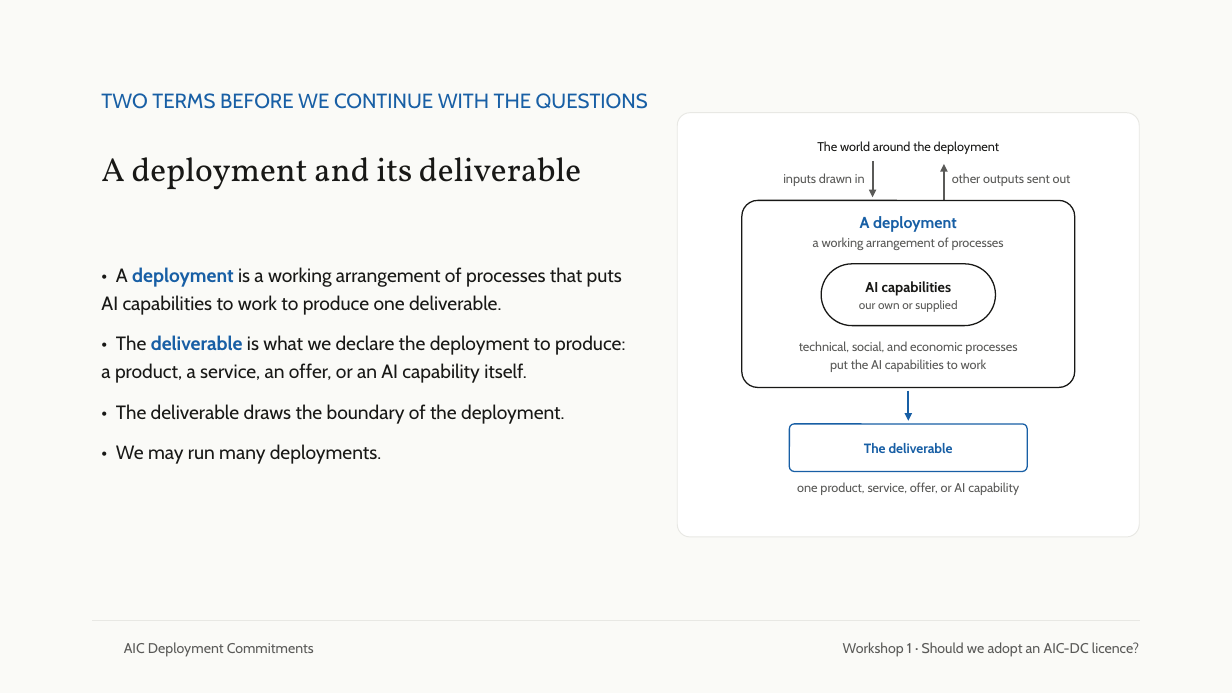
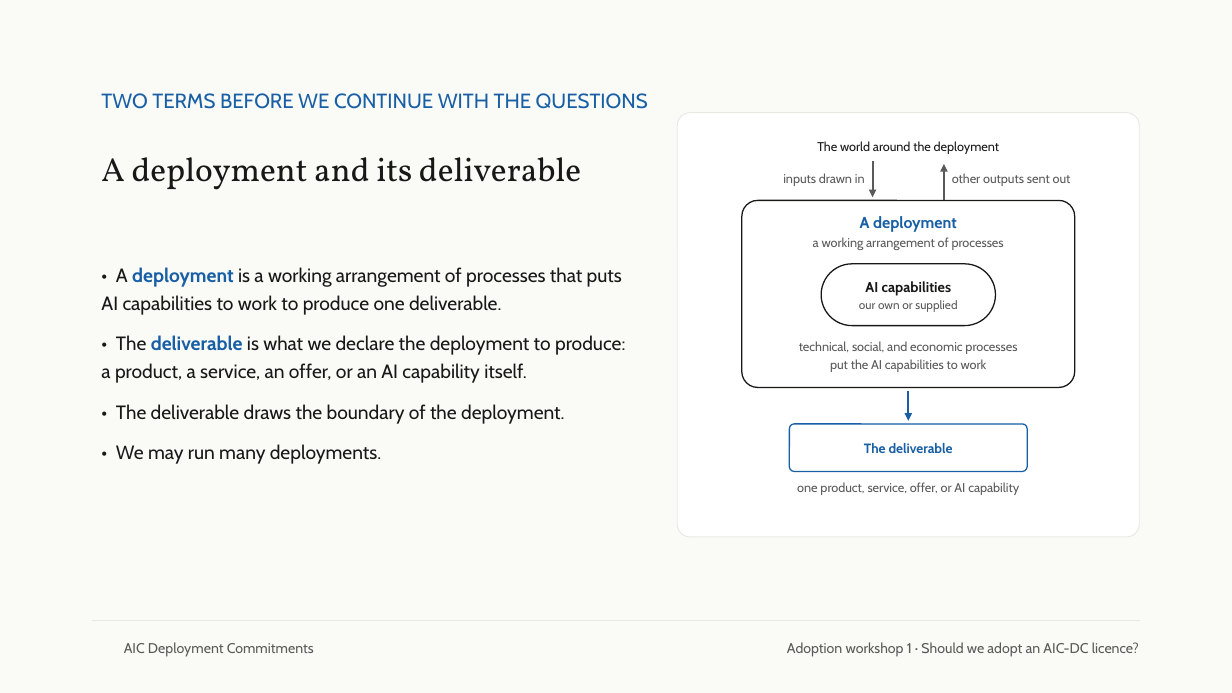
Before and after one commit to emlenartowicz/aic-dc-decks, a slide deck: slide 9 of chapter-5-1/chapter-5-1.pptx. Drawn at 1232x693 pixels with LibreOffice and Linux fonts; fonts in the diff are those of the drawing; background and template pictures are left out. Boxes give left, top, right and bottom in pixels: in the first picture for what was removed or moved away, otherwise in the second. Text is boxed around its words. In the diff, an @@ line names an element or a change of style, - is before the commit and + after.

```diff
--- a/chapter-5-1/chapter-5-1.pptx
+++ b/chapter-5-1/chapter-5-1.pptx
@@ text at (x1=787, y1=642, x2=1139, y2=657): text changed @@
-Workshop 1 · Should we adopt an AIC-DC licence?
+Adoption workshop 1 · Should we adopt an AIC-DC licence?
```
Also in this commit, not shown: 22 other slides changed, 11 other files.
